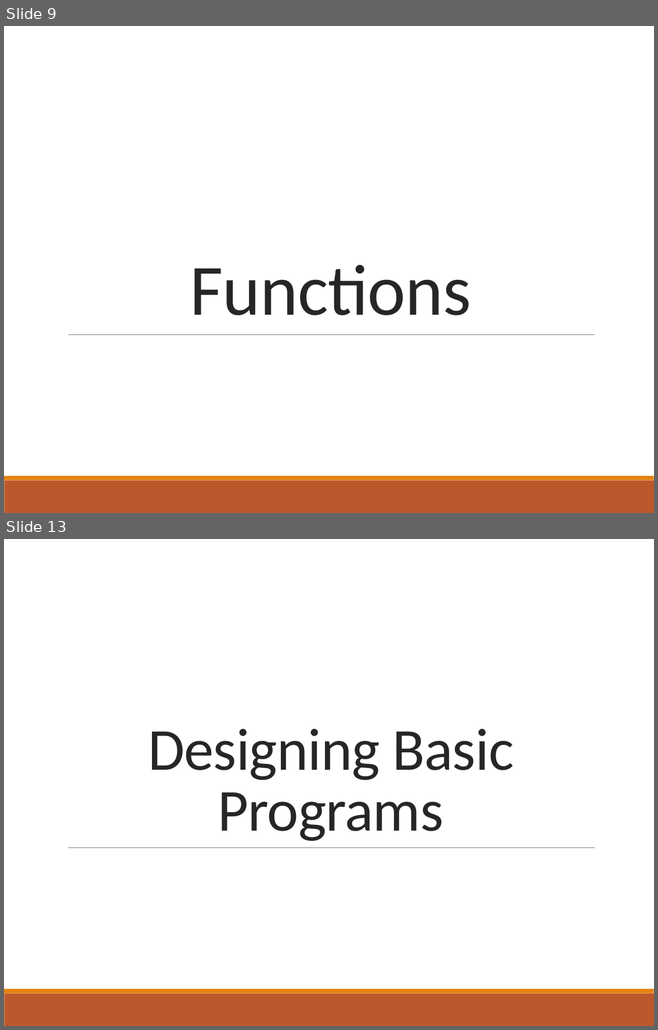
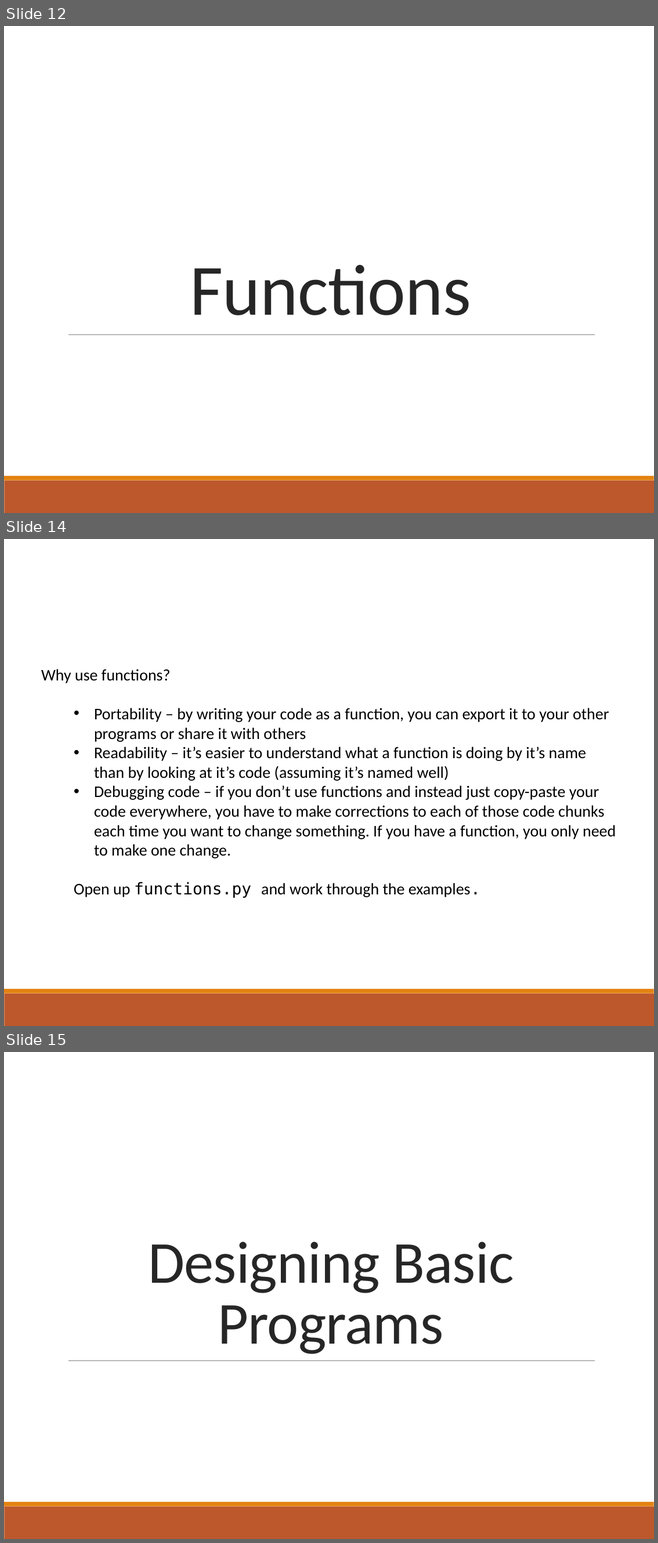
Before and after one commit to pommevilla/bcb.advanced.python.2018, a slide deck: 2018_Advanced_Python.pptx. Shown one above the other, each under a label of ours: slides 9 and 13 before the commit, slides 12, 14 and 15 after it; the slides between them are not shown. The pictures are 658x1030 and 658x1543 pixels, drawn with LibreOffice and Linux fonts; fonts in the diff are those of the drawing. Boxes give left, top, right and bottom in pixels: in the first picture for what was removed or moved away, otherwise in the second. Text is boxed around its words. In the diff, an @@ line names an element or a change of style, - is before the commit and + after.

Commit message:
Added review materials, exported to pdf

```diff
--- a/2018_Advanced_Python.pptx
+++ b/2018_Advanced_Python.pptx
@@ slide 14 added at <box>4,539,654,1026</box>, background #FFFFFF; not listed: 2 template elements that a slide beside it also shows @@
@@ text added at <box>41,669,615,898</box>, 18 pt, text #000000 @@
+Why use functions?
+  • Portability – by writing your code as a function, you can export it to your other programs or share it with others
+  • Readability – it’s easier to understand what a function is doing by it’s name than by looking at it’s code (assuming it’s named well)
+  • Debugging code – if you don’t use functions and instead just copy-paste your code everywhere, you have to make corrections to each of those code chunks each time you want to change something. If you have a function, you only need to make one change.
+  Open up functions.py and work through the examples.
@@ what was slide 9 is now slide 12 @@
@@ what was slide 13 is now slide 15 @@
```
Also in this commit, not shown: 4 slides changed, 6 other slides added, 5 slides removed, 9 other files.
